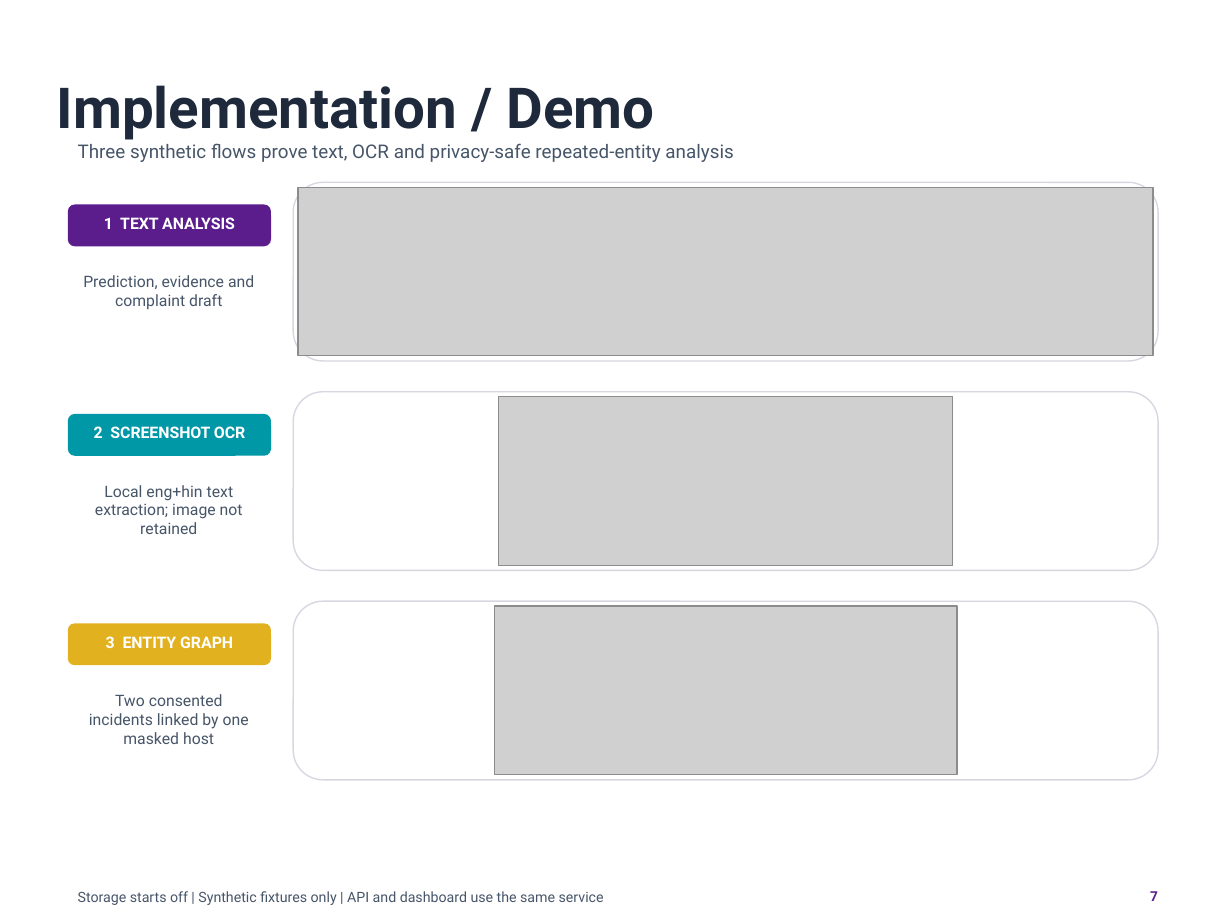
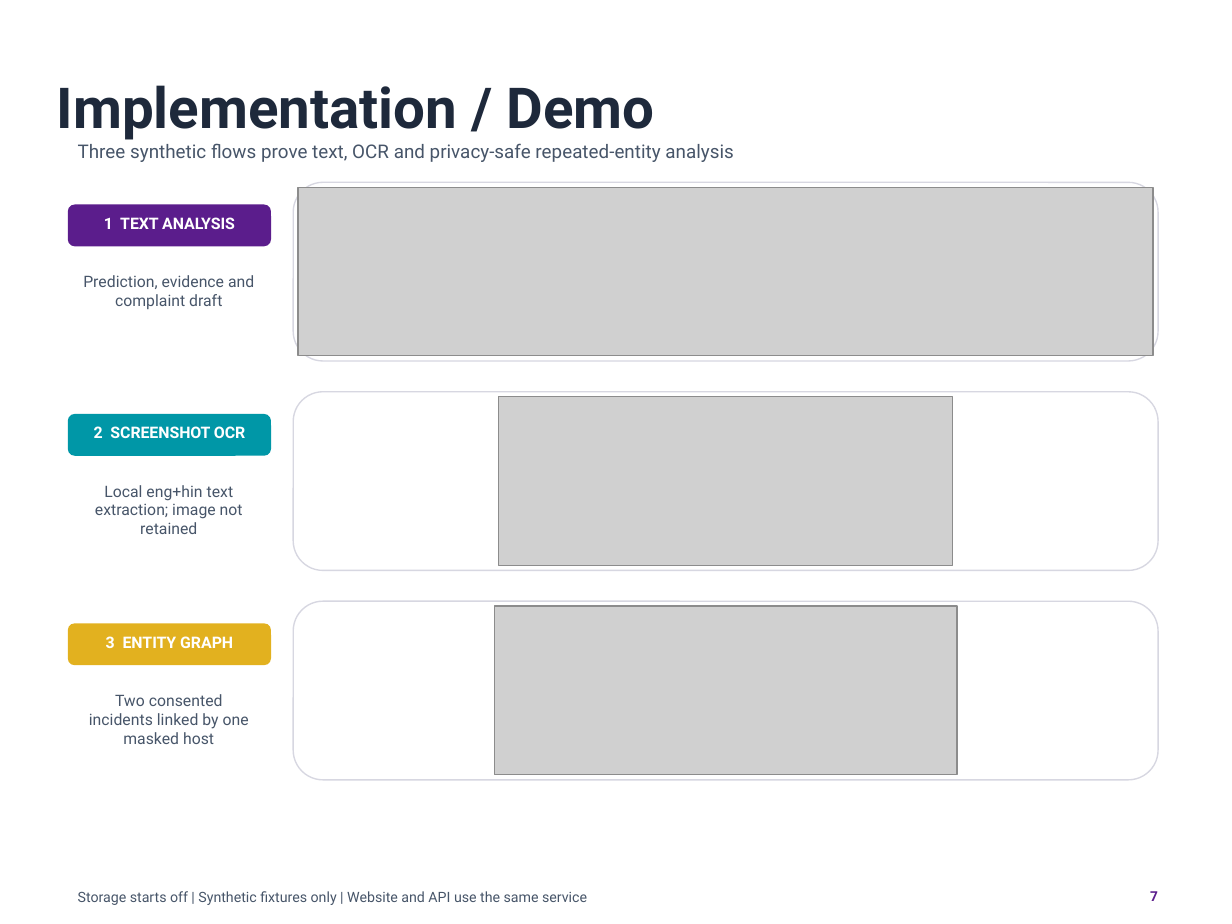
Before and after one commit to GautamBytes/fraudlens-bharat-phase-1, a slide deck: slide 7 of docs/presentation/fraudlens-bharat-final-capstone.pptx. Drawn at 1232x924 pixels with LibreOffice and Linux fonts; fonts in the diff are those of the drawing; grey boxes stand for pictures; background and template pictures are left out. Boxes give left, top, right and bottom in pixels: in the first picture for what was removed or moved away, otherwise in the second. Text is boxed around its words. In the diff, an @@ line names an element or a change of style, - is before the commit and + after.

```diff
--- a/docs/presentation/fraudlens-bharat-final-capstone.pptx
+++ b/docs/presentation/fraudlens-bharat-final-capstone.pptx
@@ text at <box>78,891,587,905</box>: text changed @@
-Storage starts off | Synthetic fixtures only | API and dashboard use the same service
+Storage starts off | Synthetic fixtures only | Website and API use the same service
```
Also in this commit, not shown: 2 other slides changed, 10 other files.
